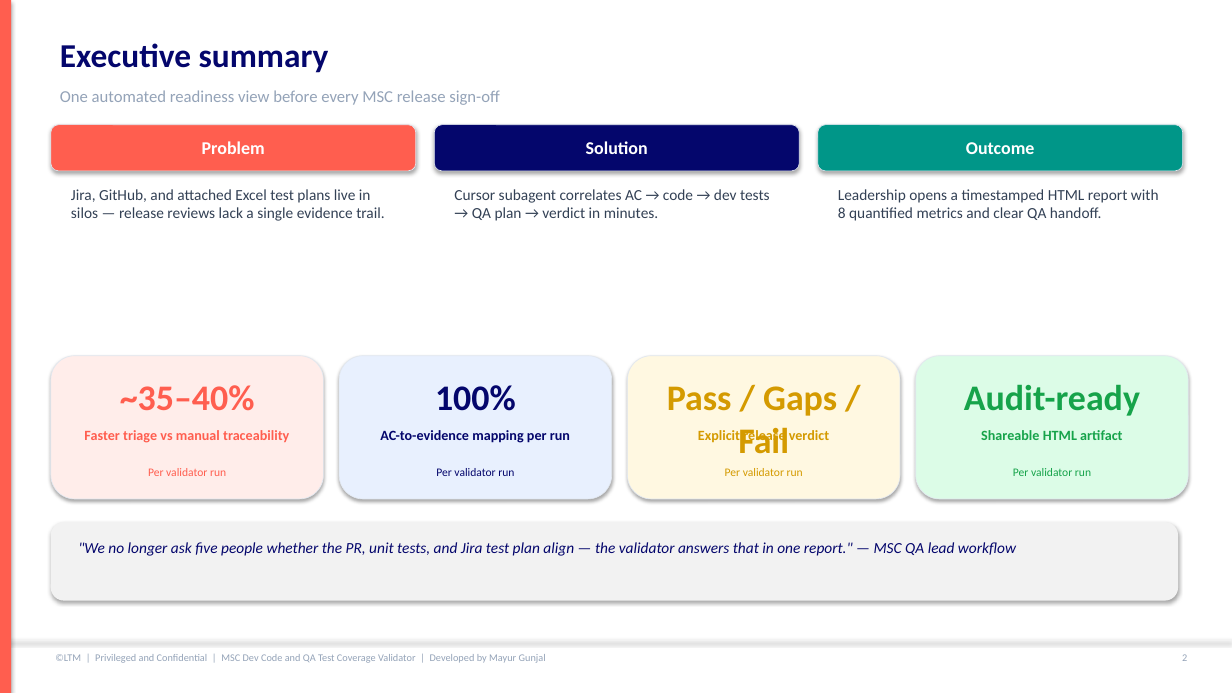
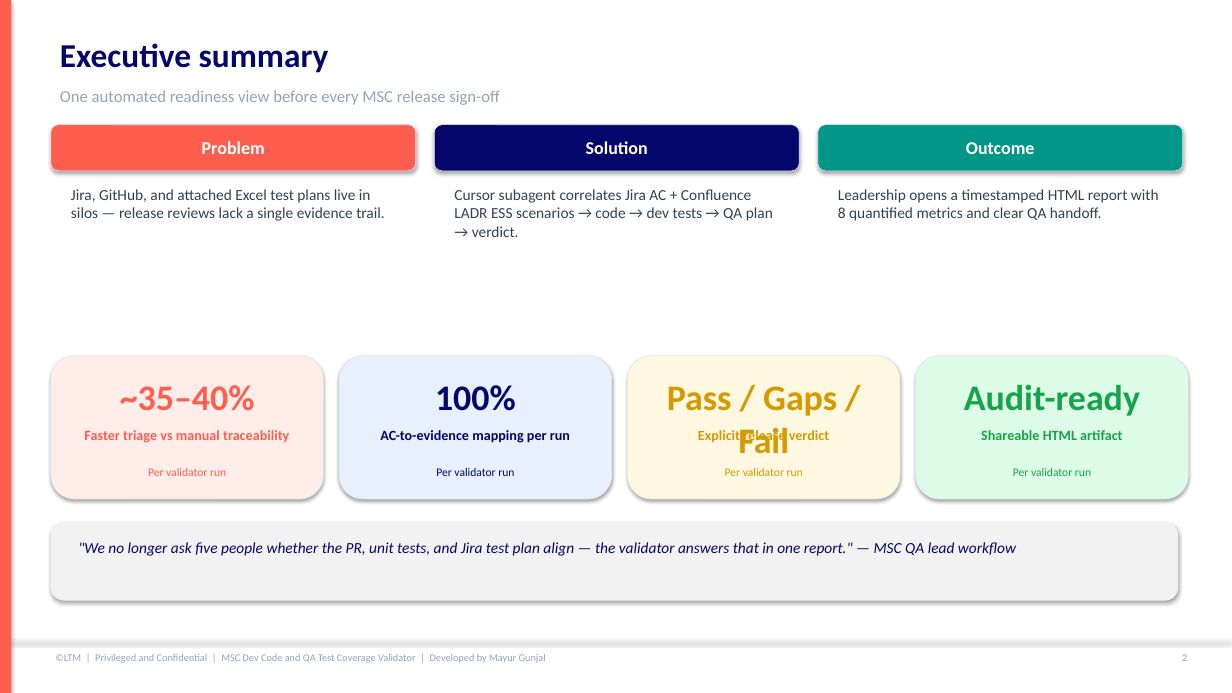
Before and after one commit to mgunjal11/pegasus-qa-agents-lab-copy, a slide deck: slide 3 of docs/MSC-Dev-Code-and-QA-Test-Coverage-Validator-Guide.pptx. Drawn at 1232x693 pixels with LibreOffice and Linux fonts; fonts in the diff are those of the drawing. Boxes give left, top, right and bottom in pixels: in the first picture for what was removed or moved away, otherwise in the second. Text is boxed around its words. In the diff, an @@ line names an element or a change of style, - is before the commit and + after.

```diff
--- a/docs/MSC-Dev-Code-and-QA-Test-Coverage-Validator-Guide.pptx
+++ b/docs/MSC-Dev-Code-and-QA-Test-Coverage-Validator-Guide.pptx
@@ text at <box>454,189,773,237</box>: text changed @@
-Cursor subagent correlates AC → code → dev tests → QA plan → verdict in minutes.
+Cursor subagent correlates Jira AC + Confluence LADR ESS scenarios → code → dev tests → QA plan → verdict.
```
Also in this commit, not shown: 11 other slides changed, 1 slide added, 1 other file.
